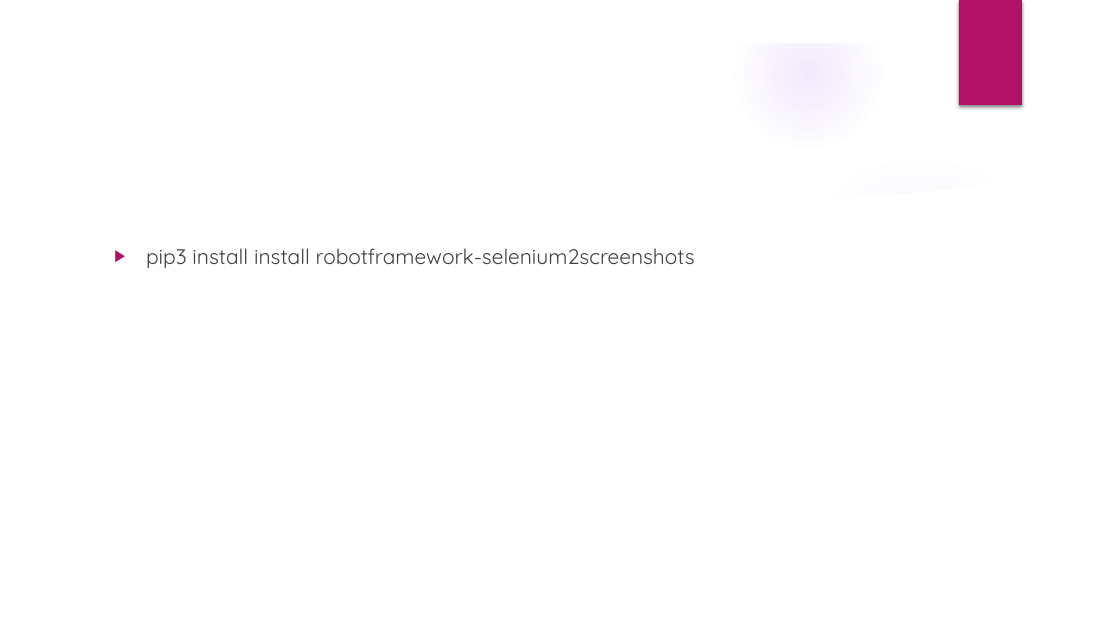
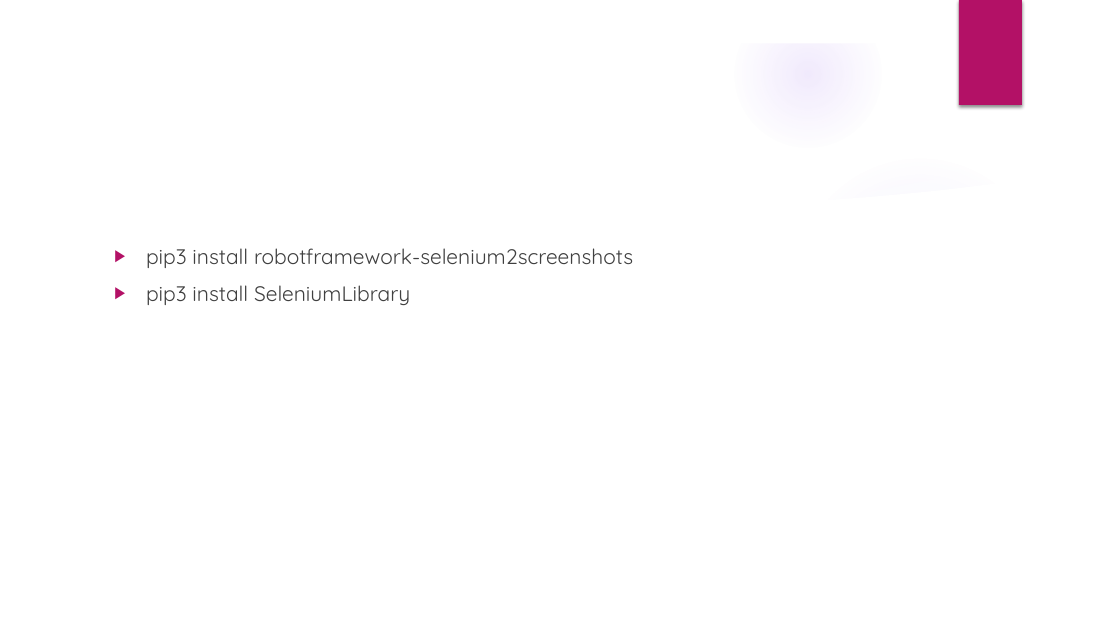
Before and after one commit to flyworker/python-automation-testing, a slide deck: slide 7 of document/Python_selenium.pptx. Drawn at 1120x630 pixels with LibreOffice and Linux fonts; fonts in the diff are those of the drawing; background and template pictures are left out. Boxes give left, top, right and bottom in pixels: in the first picture for what was removed or moved away, otherwise in the second. Text is boxed around its words. In the diff, an @@ line names an element or a change of style, - is before the commit and + after.

```diff
--- a/document/Python_selenium.pptx
+++ b/document/Python_selenium.pptx
@@ text at [146, 248, 633, 305]: text changed @@
-▶ pip3 install install robotframework-selenium2screenshots
+▶ pip3 install robotframework-selenium2screenshots
+▶ pip3 install SeleniumLibrary
```
Also in this commit, not shown: 2 slides added, 2 other files.
